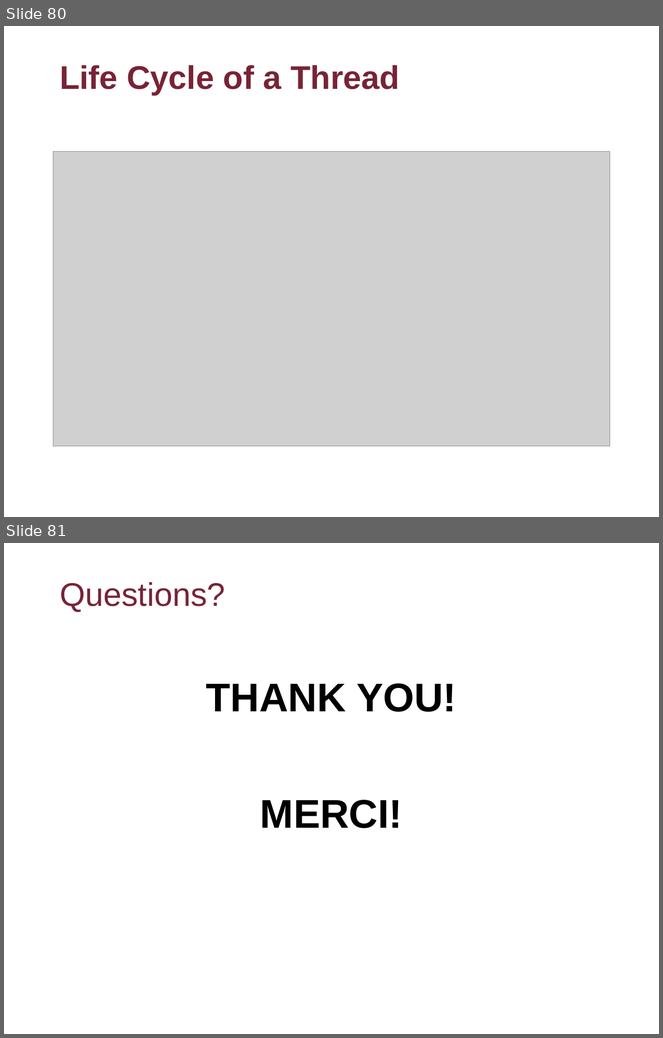
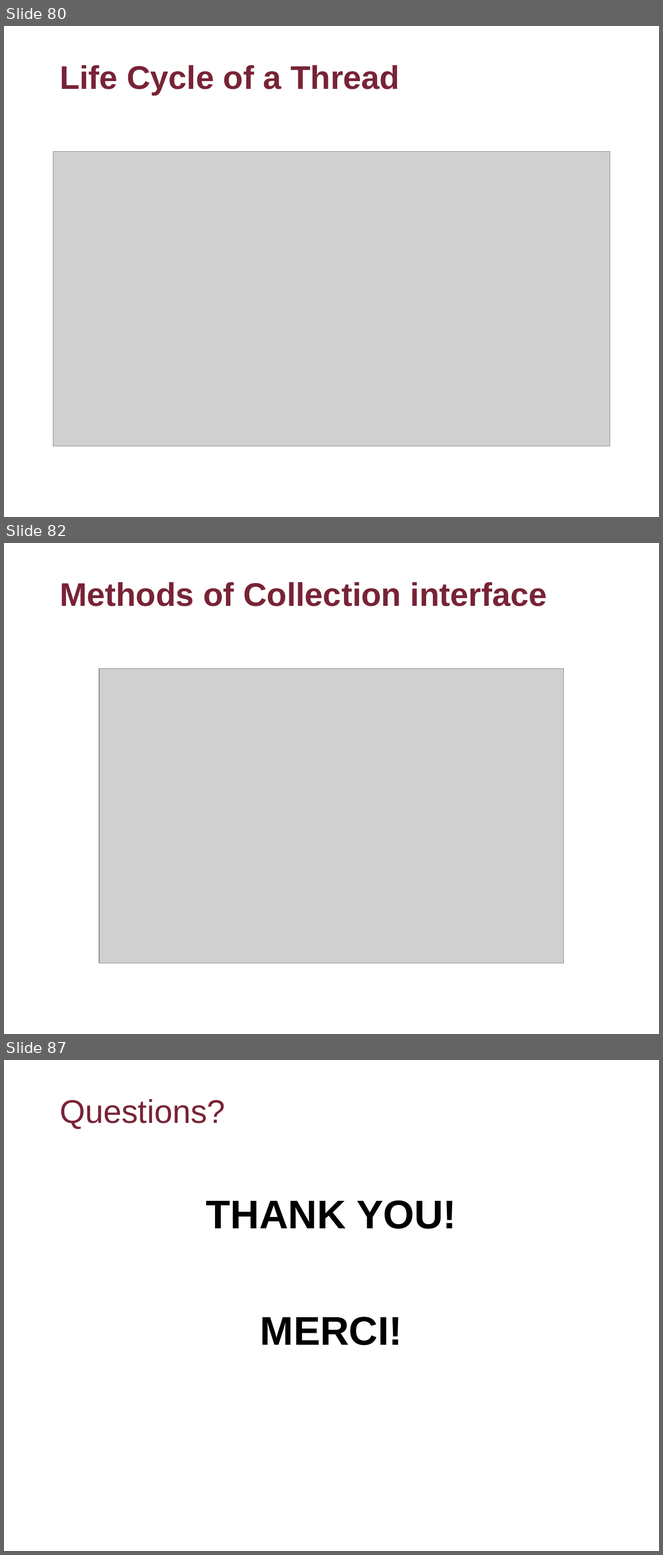
Before and after one commit to flyworker/java-workshop, a slide deck: Advanced Java Workshop-Concordia.ppt. Shown one above the other, each under a label of ours: slides 80 and 81 before the commit, slides 80, 82 and 87 after it; the slides between them are not shown. The pictures are 663x1038 and 663x1555 pixels, drawn with LibreOffice and Linux fonts; fonts in the diff are those of the drawing; grey boxes stand for pictures; background and template pictures are left out. Boxes give left, top, right and bottom in pixels: in the first picture for what was removed or moved away, otherwise in the second. Text is boxed around its words. In the diff, an @@ line names an element or a change of style, - is before the commit and + after.

```diff
--- a/Advanced Java Workshop-Concordia.ppt
+++ b/Advanced Java Workshop-Concordia.ppt
@@ slide 82 added at bbox=[4, 543, 659, 1034], background picture (left out) @@
@@ title added at bbox=[60, 582, 547, 606], 36 pt, text #782336, bold @@
+Methods of Collection interface
@@ picture added at bbox=[99, 669, 564, 964] @@
@@ what was slide 81 is now slide 87 @@
```
Also in this commit, not shown: 5 other slides added, 3 other files.
